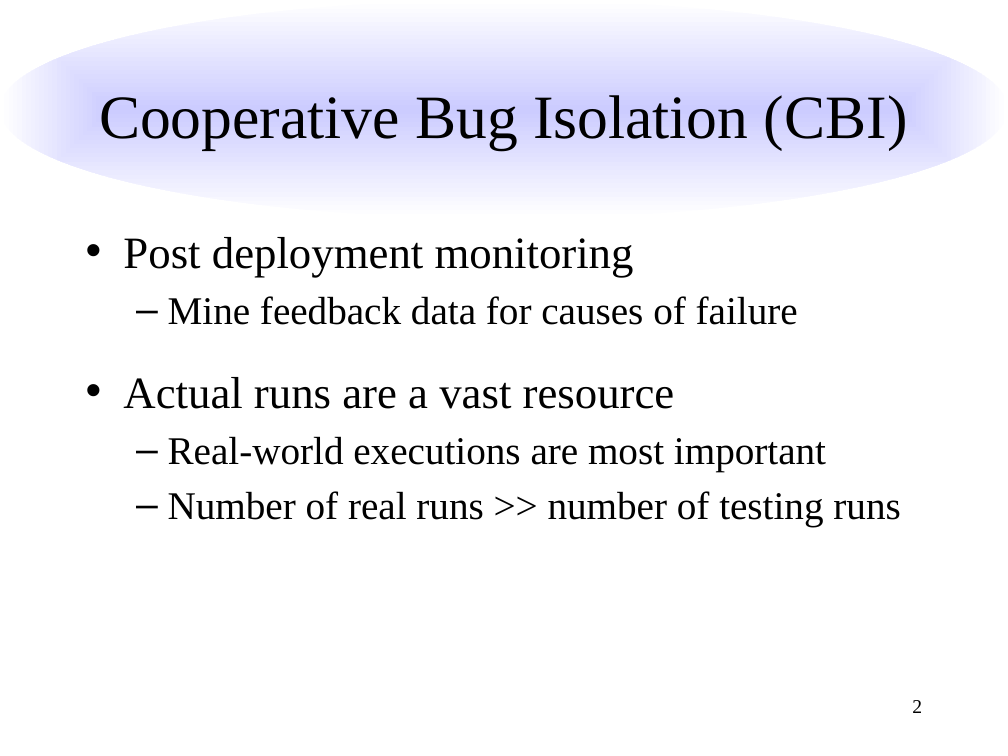
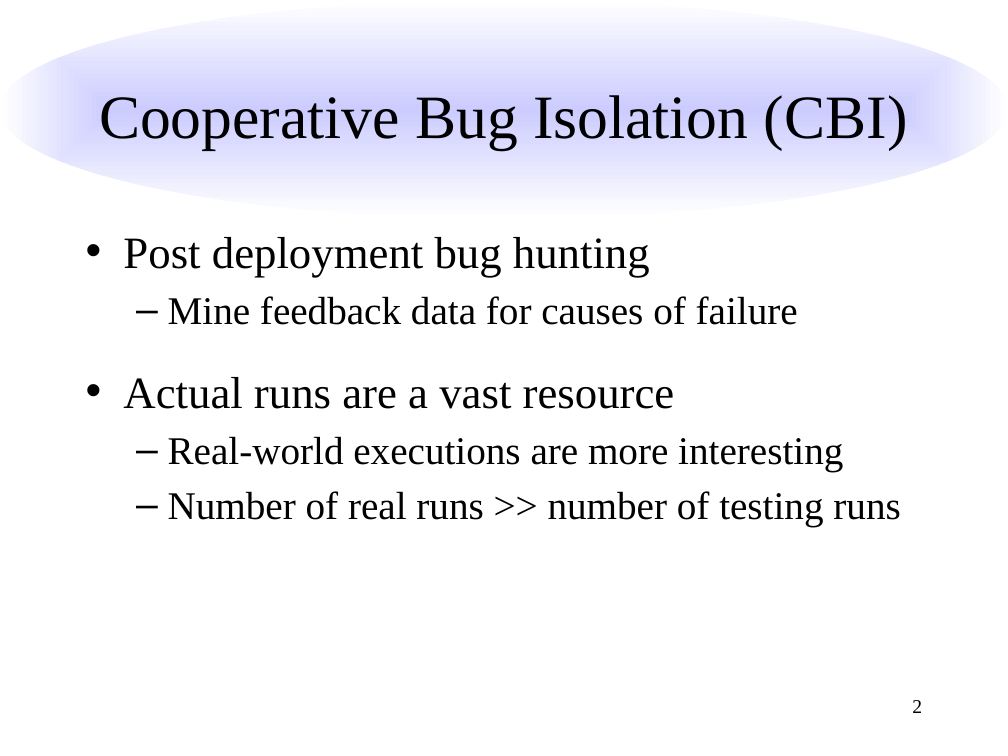
Before and after one commit to liblit/cbiexp, a slide deck: slide 2 of issta-2007/talk/issta-2007.pptx. Drawn at 1008x756 pixels with LibreOffice and Linux fonts; fonts in the diff are those of the drawing. Boxes give left, top, right and bottom in pixels: in the first picture for what was removed or moved away, otherwise in the second. Text is boxed around its words. In the diff, an @@ line names an element or a change of style, - is before the commit and + after.

```diff
--- a/issta-2007/talk/issta-2007.pptx
+++ b/issta-2007/talk/issta-2007.pptx
@@ text at (123, 237, 650, 277): text changed @@
-• Post deployment monitoring
+• Post deployment bug hunting
@@ text at (168, 436, 843, 471): text changed @@
-  – Real-world executions are most important
+  – Real-world executions are more interesting
```
Also in this commit, not shown: 15 other slides changed.
